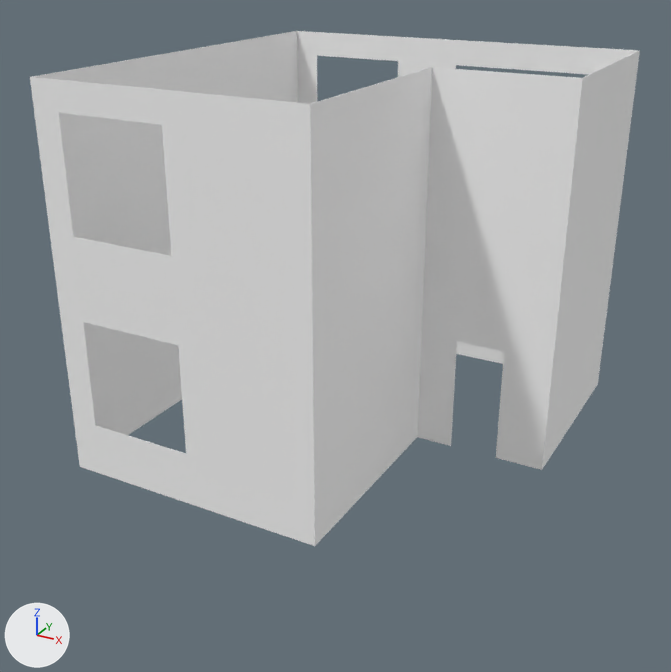
The FBX model Assets/Models/Wall3.fbx: old version first, new version second.
Before and after are seen from a camera (50 mm lens) standing at (7.52, -14.68, 9.11) and looking at (-0.85, 0.53, 1.51). The axes (+X, +Y, +Z) are drawn at lower left. The lights are the same throughout. Where no turn or scale is listed for an object, it has been applied to the vertices. Vertices at the same position are counted once.
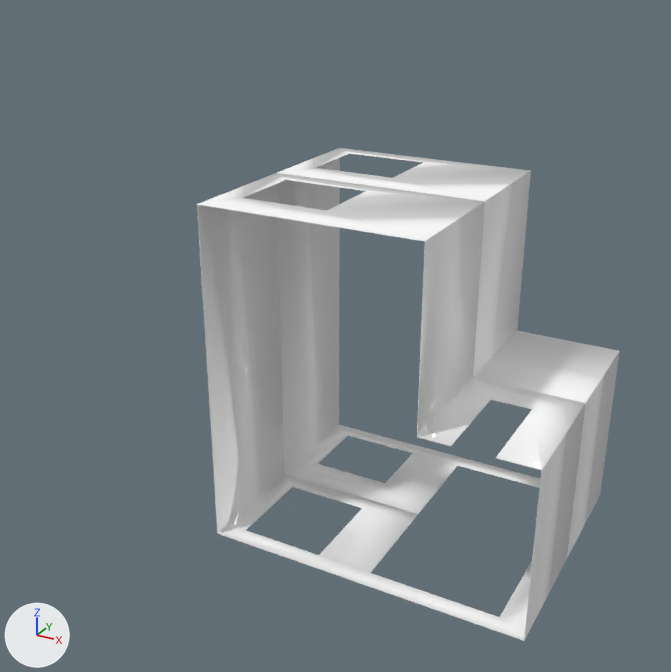
ob_默认值 is not drawn itself; it is the parent of ob_object_1.

Where the newer file only moved an object's origin or applied its transform, the numbers keep the older frame.

Location of each change, (x1, y1, x2, y2) in pixels of the pictures (671 x 672 px; the box of a moved part takes in the faces that stretch with it):
'Object_3', reshaped (44% narrower, 29% taller): before (30, 31, 640, 348); after (277, 148, 620, 558)
'Object_1', reshaped, turned: before (57, 231, 617, 546); after (197, 173, 586, 641)
part 1 of me_object_1, moved or reshaped: before (57, 231, 617, 546); after (198, 173, 586, 641)

The change, as a list of edits to the scene's bpy script:
```text
Change me_object_1:
    used by ob_object_1; parent = ob_默认值; location = (0.0, 0.0, 0.0)
    remove me_object_1.from_pydata(...)  # 88 vertices, 125 faces; spans x -3745.0..3765.0, y 0.0..3510.0, z -4000.0..4000.0
    add me_object_1.from_pydata(...)  # 88 vertices, 125 faces; spans x -3745.0..3765.0, y 0.0..3009.0, z -4000.0..4000.0
    me_object_1 part 1: 58 of the vertices in x -3745.0..3765.0, y 500.0..3510.0, z -4000.0..4000.0 are scaled about the mesh origin by (1, 0.857, 1)
Change me_object_3:
    where me_object_3.from_pydata(...)  # 74 vertices, 108 faces; spans x -3.75..3.77, y -4.0..4.0, z 3.5..7.0
    used by ob_object_3; location = (0.0, 0.0, 0.0)
    me_object_3 part 2: the whole mesh is multiplied about the mesh origin by the matrix ((1.0, 0.0, 0.0), (0.0, 0.0, 0.857), (0.0, -1.0, 0.0))
Change ob_默认值:
    ob_默认值.rotation_euler: (1.571, 0.0, 0.0) -> (0.0, 0.0, 0.0)  # degrees (90, 0, 0) -> degrees (0, 0, 0)
```
